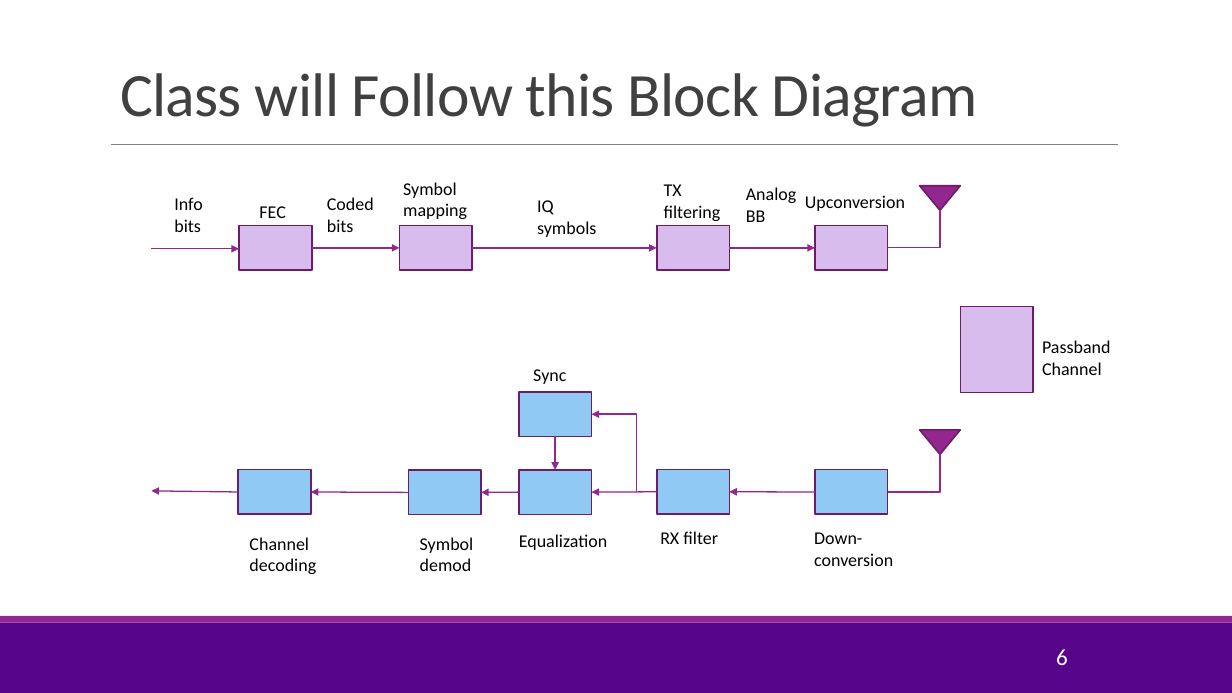
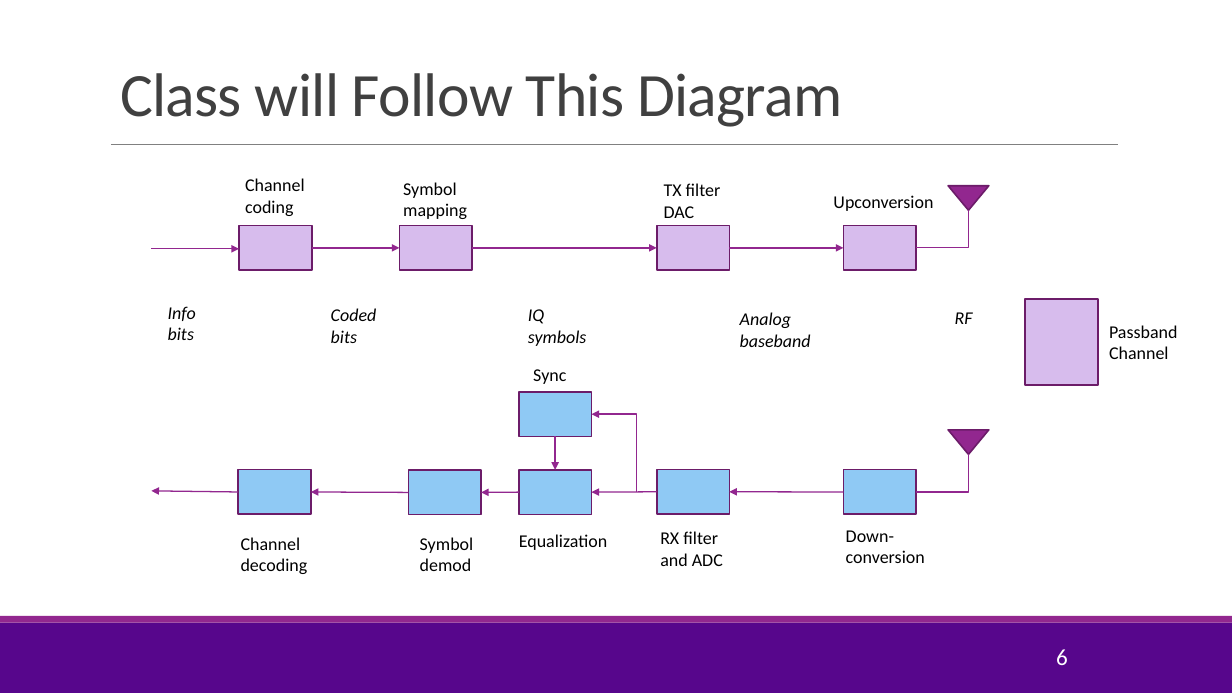
Before and after one commit to sdrangan/digitalcomm, a slide deck: slide 6 of Lectures/CourseAdmin.pptx. Drawn at 1232x693 pixels with LibreOffice and Linux fonts; fonts in the diff are those of the drawing; background and template pictures are left out. Boxes give left, top, right and bottom in pixels: in the first picture for what was removed or moved away, otherwise in the second. Text is boxed around its words. In the diff, an @@ line names an element or a change of style, - is before the commit and + after.

Commit message:
Added TX filter lecture nodes and problems MATLAB still to be added

```diff
--- a/Lectures/CourseAdmin.pptx
+++ b/Lectures/CourseAdmin.pptx
@@ title at (x1=120, y1=73, x2=842, y2=127): text changed @@
-Class will Follow this Block Diagram
+Class will Follow This Diagram
@@ text at (x1=245, y1=178, x2=305, y2=216): text changed @@
-FEC
+Channel coding
@@ text at (x1=664, y1=183, x2=721, y2=218): text changed @@
-TX filtering
+TX filter DAC
@@ arrow moved from (729, 248) - (815, 248) to (729, 248) - (844, 248) @@
@@ text "Info bits" moved from (x1=174, y1=197, x2=202, y2=232) to (x1=168, y1=306, x2=196, y2=340) @@
@@ text "Coded bits" moved from (x1=327, y1=197, x2=374, y2=232) to (x1=331, y1=308, x2=377, y2=343) @@
@@ italic on in 3 elements at (x1=168, y1=306, x2=196, y2=340), (x1=331, y1=308, x2=377, y2=343), (x1=528, y1=309, x2=587, y2=346) @@
@@ text "IQ symbols" moved from (x1=537, y1=200, x2=596, y2=237) to (x1=528, y1=309, x2=587, y2=346) @@
@@ rectangle moved from (x1=960, y1=307, x2=1033, y2=393) to (x1=1026, y1=299, x2=1099, y2=384) @@
@@ text at (x1=740, y1=312, x2=811, y2=347): text changed; italic on @@
-Analog BB
+Analog baseband
@@ text added at (x1=955, y1=312, x2=973, y2=324), 14 pt, text #000000, italic @@
+RF
@@ text "Passband" moved from (x1=1042, y1=340, x2=1111, y2=375) to (x1=1109, y1=325, x2=1178, y2=359) @@
@@ 2 texts, 2 elbow lines, 2 triangles, 2 rectangles moved together from (x1=805, y1=186, x2=960, y2=566) to (x1=833, y1=186, x2=989, y2=563) @@
@@ arrow moved from (815, 492) - (729, 492) to (844, 492) - (729, 492) @@
@@ text "Channel decoding" moved from (x1=249, y1=537, x2=316, y2=574) to (x1=241, y1=537, x2=308, y2=574) @@
@@ text at (x1=660, y1=531, x2=723, y2=566): text changed @@
-RX filter
+RX filter
+and ADC
```
Also in this commit, not shown: 3 other slides changed, 7 other files.
